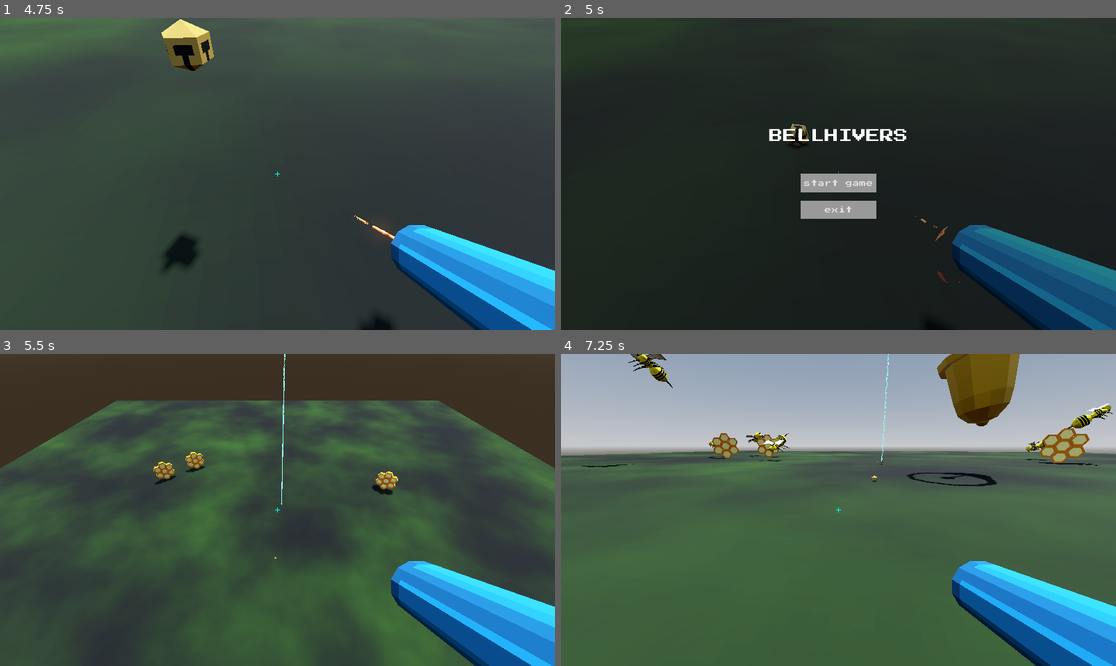
Above: before the commit, frames 1-4 (two rows, left to right).
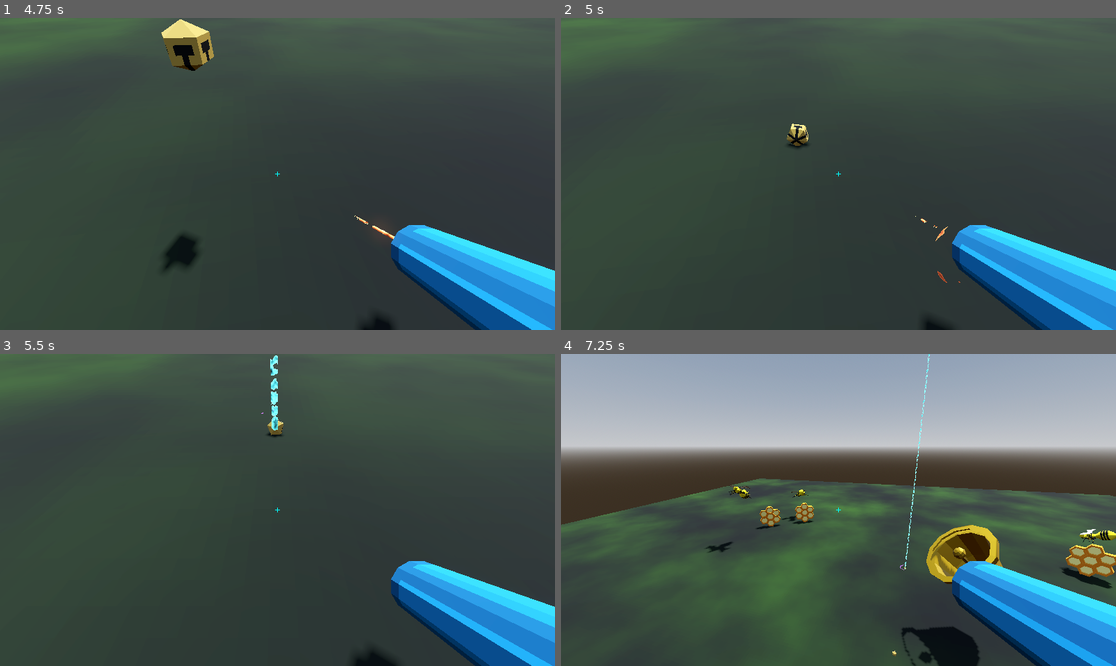
Above: after the commit, the same moments.

Repository: partkyle/bellhivers
Game: Godot game, scene res://scenes/main.tscn
Same seed, same stepped clock (60 frames per second), same inputs: the game is played once before the commit and once after it.
Inputs (mouse positions are in pixels of both pictures, inside the frame that each line leads up to):
- Up to frame 1 (4.75 s): click "start game" at 0.5 s; tap Enter at 1.25 s; move the mouse to (305, 174) at 1.27 s; hold W (move_up) from 1.28 s (still down); tap G (grenade) at 1.35, 2.3, 2.85, 3.6, 4.55 s; tap Space (jump) at 1.52, 2.27, 3.77, 4.52 s; move the mouse to (249, 174) at 2.02 s; click (249, 174) at 2.1 s; move the mouse to (288, 167) at 2.77 s; move the mouse to (271, 180) at 3.52 s; move the mouse to (316, 177) at 4.27 s; press the mouse at (316, 177) at 4.28 s
- Up to frame 2 (5 s): keep holding W (move_up); tap Escape at 4.9 s
- Up to frame 3 (5.5 s): release W (move_up) at 5 s; release the mouse at (316, 513) at 5 s; click (277, 519) at 5 s, where only the run before the commit has a clickable "start game"
- Up to frame 4 (7.25 s): click (877, 644) at 5.75 s, where only the run after the commit has a clickable "hive again"; move the mouse to (794, 506) at 6.52 s; hold W (move_up) from 6.53 s (still down); tap G (grenade) at 6.6 s; tap Space (jump) at 6.77 s

Frame 1 is identical in both runs. In frame 2, 100% of the frame differs, in the area x 0-100%, y 0-100%; in frame 3, 39%; in frame 4, 36%.

Commit message:
add falling death and pausing when dead

Diff:
--- a/bodies/bee.gd
+++ b/bodies/bee.gd
@@ -29,7 +29,7 @@
 	else:
 		return patrol_position
 
-func _physics_process(delta):
+func _physics_process(_delta):
 	var direction = desired_movement_position() - global_position
 	if direction.length() > EPSILON:
 		velocity = direction.normalized() * speed
--- a/lifecycle/player_controller.gd
+++ /dev/null
@@ -1,18 +0,0 @@
-extends Node3D
-
-var player_scn := preload('res://bodies/player.tscn')
-
-var current_player : Player
-
-# Called when the node enters the scene tree for the first time.
-func _ready():
-	EventBus.game_started.connect(spawn_player)
-
-
-func spawn_player():
-	if current_player != null:
-		printerr('Player already exists! This should not have happend. What did you do!??!')
-		current_player.queue_free()
-
-	current_player = player_scn.instantiate()
-	add_child(current_player)
--- a/project.godot
+++ b/project.godot
@@ -78,6 +78,7 @@
 quit_from_menu={
 "deadzone": 0.5,
 "events": [Object(InputEventKey,"resource_local_to_scene":false,"resource_name":"","device":-1,"window_id":0,"alt_pressed":false,"shift_pressed":false,"ctrl_pressed":false,"meta_pressed":false,"pressed":false,"keycode":0,"physical_keycode":81,"key_label":0,"unicode":113,"echo":false,"script":null)
+, Object(InputEventKey,"resource_local_to_scene":false,"resource_name":"","device":-1,"window_id":0,"alt_pressed":false,"shift_pressed":false,"ctrl_pressed":false,"meta_pressed":false,"pressed":false,"keycode":0,"physical_keycode":4194305,"key_label":0,"unicode":0,"echo":false,"script":null)
 ]
 }
 main_menu={
--- a/scenes/main.tscn
+++ b/scenes/main.tscn
@@ -1,8 +1,8 @@
 [gd_scene load_steps=9 format=3 uid="uid://163ofm6opq6q"]
 
 [ext_resource type="Script" path="res://ui/mouse_handler.gd" id="1_f4pvp"]
+[ext_resource type="Script" path="res://ui/pause_handler.gd" id="2_10c7g"]
 [ext_resource type="PackedScene" uid="uid://bqtiy8waxdbyq" path="res://ui/main_menu.tscn" id="3_bio5x"]
-[ext_resource type="Script" path="res://scripts/debug.gd" id="3_gavpo"]
 [ext_resource type="PackedScene" uid="uid://dnhspfffl8e4v" path="res://ui/game_over_screen.tscn" id="4_nguon"]
 [ext_resource type="Script" path="res://scenes/level_controller.gd" id="5_1prlr"]
 
@@ -25,6 +25,9 @@
 [node name="MouseHandler" type="Node" parent="."]
 script = ExtResource("1_f4pvp")
 
+[node name="PauseHandler" type="Node" parent="."]
+script = ExtResource("2_10c7g")
+
 [node name="WorldEnvironment" type="WorldEnvironment" parent="."]
 environment = SubResource("Environment_0m4im")
 
@@ -33,6 +36,7 @@
 shadow_enabled = true
 
 [node name="CanvasLayer" type="CanvasLayer" parent="."]
+process_mode = 3
 
 [node name="MainMenu" parent="CanvasLayer" instance=ExtResource("3_bio5x")]
 
@@ -40,6 +44,3 @@
 
 [node name="LevelController" type="Node3D" parent="."]
 script = ExtResource("5_1prlr")
-
-[node name="Debug" type="Node" parent="."]
-script = ExtResource("3_gavpo")
--- a/scripts/hive.gd
+++ b/scripts/hive.gd
@@ -19,7 +19,7 @@
 	spawn_timer.wait_time = spawnTimer
 	EventBus.player_joined.connect(player_joined)
 
-func _process(delta):
+func _process(_delta):
 	if face_target:
 		look_at(face_target.global_position)
 		# hacky, but this is at least not weird looking
--- a/scripts/player.gd
+++ b/scripts/player.gd
@@ -1,13 +1,15 @@
 class_name Player
 extends CharacterBody3D
 
-@export var bullet_scn : PackedScene = preload('res://projectiles/bullet.tscn')
-@export var bell_grenade_scn : PackedScene = preload('res://projectiles/bell_grenade.tscn')
+var bullet_scn : PackedScene = preload('res://projectiles/bullet.tscn')
+var bell_grenade_scn : PackedScene = preload('res://projectiles/bell_grenade.tscn')
+
 @export var speed = 5.0
 @export var camera_speed := 0.001
 @export var hitscan_max_distance := 1000
 @export var grenade_force := 250
 @export var camera_clamp := Vector2(-PI / 4, PI / 2)
+@export var max_time_falling := 5.0
 
 @onready var camera_wrapper = $CameraGunWrapper
 @onready var camera = $CameraGunWrapper/Camera
@@ -17,6 +19,7 @@
 @onready var grenade_timer = $GrenadeTimer
 
 var game_start_position : Vector3
+var falling_time := 0.0
 
 
 const JUMP_VELOCITY = 4.5
@@ -39,6 +42,9 @@
 	# Add the gravity.
 	if not is_on_floor():
 		velocity.y -= gravity * delta
+		falling_time += delta
+	else:
+		falling_time = 0
 
 	# Handle jump.
 	if Input.is_action_just_pressed("jump") and is_on_floor():
@@ -67,6 +73,9 @@
 
 	move_and_slide()
 
+	if falling_time >= max_time_falling:
+		die_from_falling()
+
 
 func throw_grenade():
 	var g :RigidBody3D = bell_grenade_scn.instantiate()
@@ -83,6 +92,9 @@
 
 func bell_smash():
 	EventBus.game_over.emit(GameOver.Cause.BELL)
+
+func die_from_falling():
+	EventBus.game_over.emit(GameOver.Cause.FALL)
 
 func fire_hitscan():
 	gun.play_gunshot()
--- a/ui/mouse_handler.gd
+++ b/ui/mouse_handler.gd
@@ -3,7 +3,6 @@
 
 func _ready():
 	EventBus.game_started.connect(capture_mouse)
-
 	EventBus.open_main_menu.connect(enable_mouse)
 	EventBus.game_over.connect(game_over)
 
@@ -13,5 +12,5 @@
 func enable_mouse():
 	Input.set_mouse_mode(Input.MOUSE_MODE_VISIBLE)
 
-func game_over(cause: GameOver.Cause):
+func game_over(_cause: GameOver.Cause):
 	enable_mouse()
--- /dev/null
+++ b/ui/pause_handler.gd
@@ -0,0 +1,14 @@
+extends Node
+
+
+func _ready():
+	EventBus.open_main_menu.connect(pause)
+	EventBus.game_over.connect(func(_cause): pause())
+
+	EventBus.game_started.connect(unpause)
+
+func pause():
+	get_tree().paused = true
+
+func unpause():
+	get_tree().paused = false
Not shown, changed: TODO.md
